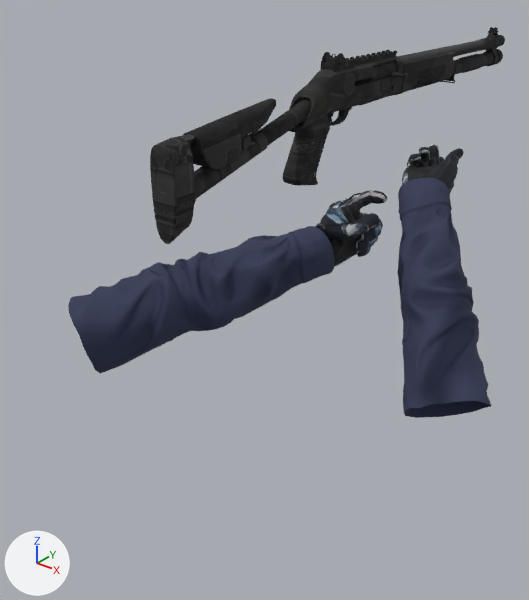
What one commit did to the glTF model assets/models/weapons/v_xm1014.glb.
Camera for both pictures: a 50 mm camera at (0.74, -1.178, 0.326) aimed at (-0.204, 0.001, -0.405). The axes (+X, +Y, +Z) are drawn at lower left. The lights are the same throughout. The older version comes first. Vertices at exactly the same position are counted once.
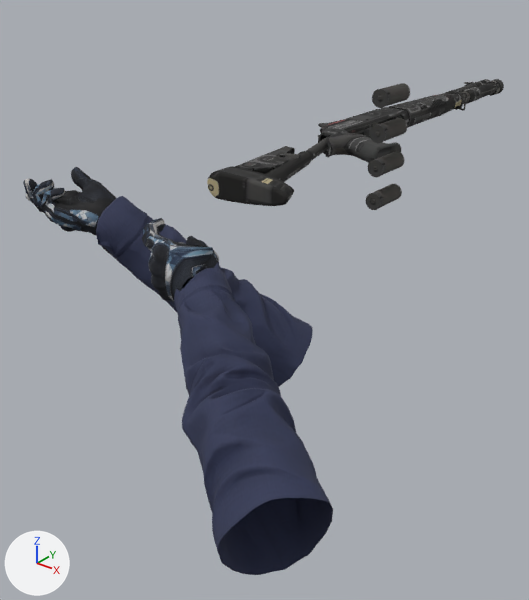
The change, as a diff of the scene's bpy script:
```diff
--- a/assets/models/weapons/v_xm1014.glb.py
+++ b/assets/models/weapons/v_xm1014.glb.py
@@ img_weapon_shot_xm1014 @@
+img_weapon_shot_xm1014 = load_image('weapon_shot_xm1014', '_unpacked/weapon_shot_xm1014', 1024, 1024, 'sRGB')
@@ mat_weapon_shot_xm1014 @@
+mat_weapon_shot_xm1014 = principled_material('weapon_shot_xm1014')
+mat_weapon_shot_xm1014.texture = img_weapon_shot_xm1014
+mat_weapon_shot_xm1014.roughness = 0.85
@@ me_v_xm1014 @@
 # used by ob_mesh; location = (0.0, 0.0, 0.0)
-me_v_xm1014.from_pydata(...)  # 20201 vertices, 39230 faces; spans x -0.533..0.284, y -0.485..0.716, z -0.687..0.156
-me_v_xm1014.materials.append(mat_shot_xm1014)  # picture img_shot_xm1014
+me_v_xm1014.from_pydata(...)  # 25965 vertices, 49714 faces; spans x -0.778..0.303, y -0.595..0.716, z -0.687..0.154
+# me_v_xm1014 part 1: the loose piece of 2620 vertices spanning x -0.184..-0.01, y 0.432..0.716, z -0.323..-0.155 is turned 90 degrees about the z axis through its middle, then moved by (-0.539, -0.733, 0.0)
+# me_v_xm1014 part 2: the loose piece of 2620 vertices spanning x -0.214..-0.051, y 0.073..0.321, z -0.377..-0.201 is turned 90 degrees about the z axis through its middle, then moved by (-0.127, -0.392, 0.0)
+# me_v_xm1014 part 3: the loose piece of 2143 vertices spanning x -0.133..0.284, y 0.097..0.534, z -0.687..-0.2 is turned 90 degrees about the z axis through its middle, then moved by (-0.453, -0.303, 0.0)
+# me_v_xm1014 part 4: the loose piece of 2143 vertices spanning x -0.533..-0.1, y -0.365..0.163, z -0.549..-0.248 is turned 90 degrees about the z axis through its middle, then moved by (0.355, -0.277, 0.0)
+# me_v_xm1014 part 5: 65 loose pieces with 7504 vertices, spanning x -0.033..0.052, y -0.405..0.677, z 0.029..0.156, are deleted
+# me_v_xm1014 part 6: 2745 vertices removed from x -0.026..0.024, y -0.485..-0.069, z -0.069..0.112; 16013 vertices added at x -0.077..0.25, y -0.389..0.716, z -0.049..0.154
+# other edits to the shape of me_v_xm1014 do not show in these pictures
 me_v_xm1014.materials.append(mat_ct_base_glove_bmp)
 me_v_xm1014.materials.append(mat_ct_arms_bmp)
+me_v_xm1014.materials.append(mat_weapon_shot_xm1014)  # picture img_weapon_shot_xm1014
```

Boxes (x1, y1, x2, y2) around the edits, measured in the pictures (529 x 600 px; the box of a moved part takes in the faces that stretch with it):
'Mesh', reshaped (10% wider, 27% taller)
    before: (68, 27, 505, 418)
    after: (23, 79, 504, 575)
part 1 of me_v_xm1014, moved or reshaped
    before: (402, 144, 464, 193)
    after: (23, 167, 116, 235)
part 2 of me_v_xm1014, moved or reshaped
    before: (315, 190, 387, 267)
    after: (142, 218, 219, 302)
part 3 of me_v_xm1014, moved or reshaped
    before: (397, 178, 491, 418)
    after: (96, 196, 313, 387)
part 4 of me_v_xm1014, moved or reshaped
    before: (68, 226, 334, 374)
    after: (174, 268, 333, 575)
part 5 of me_v_xm1014, deleted
    before: (198, 27, 505, 145)
part 6 of me_v_xm1014, reshaped
    before: (150, 83, 333, 244)
    after: (207, 79, 504, 210)
